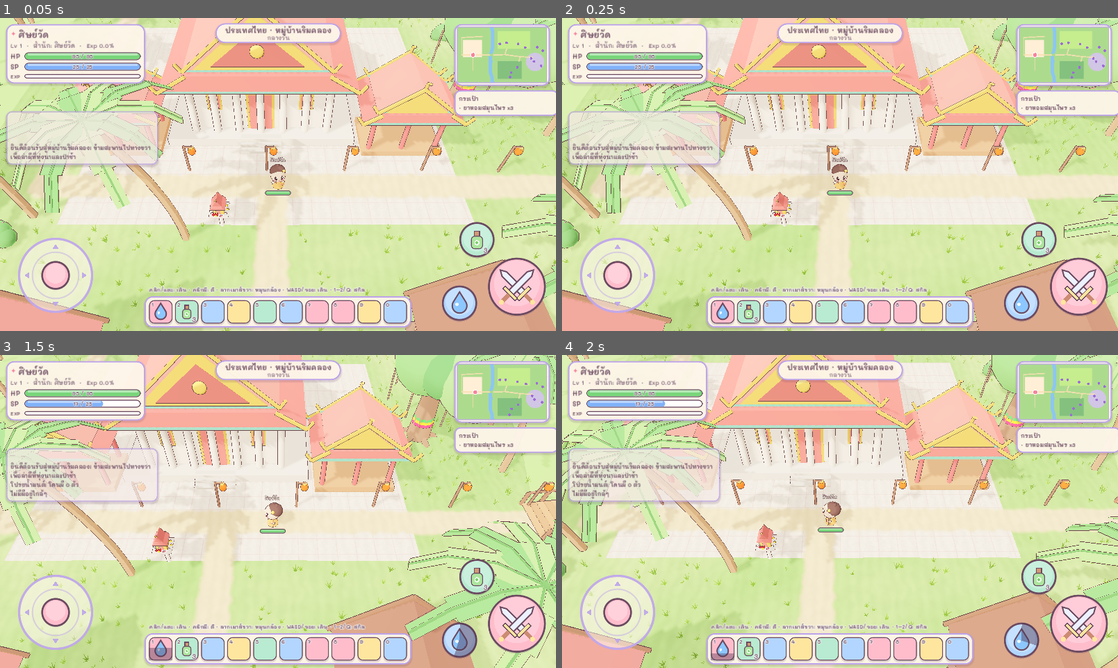
Above: before the commit, frames 1-4 (two rows, left to right).
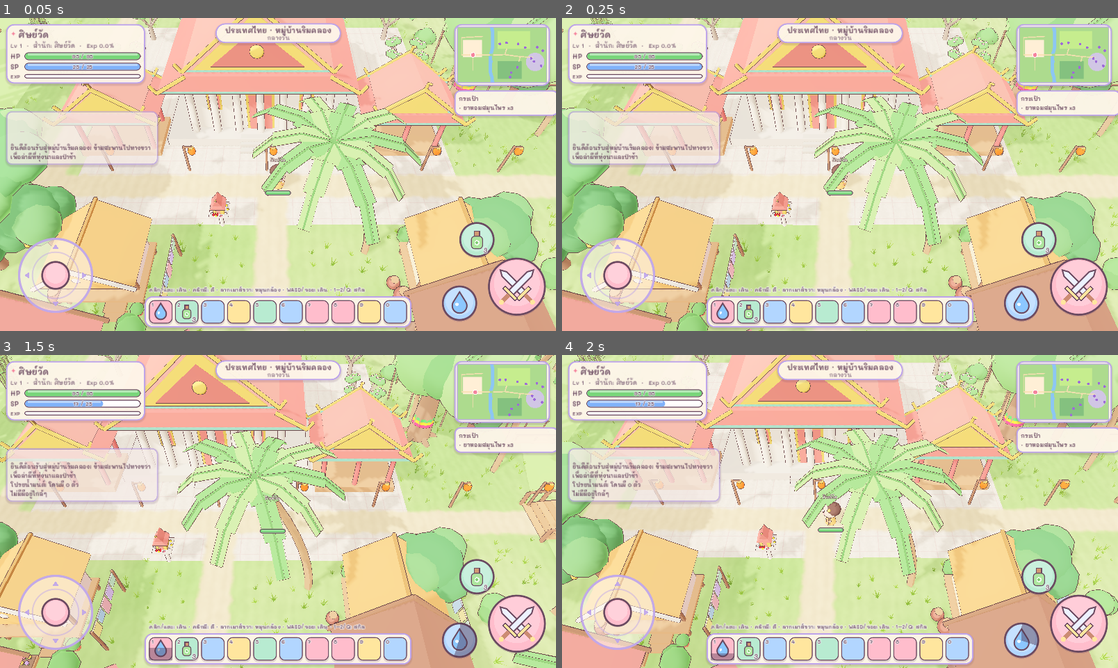
Above: after the commit, the same moments.

Repository: pollawat48-dot/ghost-exorcist-online
Game: Godot game, scene res://main.tscn
The game is run twice, just before and just after one commit, with the same random seed, the same clock (stepped at 60 frames per second) and the same inputs.
Inputs (mouse positions are in pixels of both pictures, inside the frame that each line leads up to):
- Up to frame 1 (0.05 s): no input
- Up to frame 2 (0.25 s): no input
- Up to frame 3 (1.5 s): tap Enter at 0.5 s; move the mouse to (400, 495) at 0.52 s; hold Right (ui_right) 0.53-1.25 s; tap 1 at 0.6 s; click (400, 495) at 0.67 s; tap Space at 0.77 s; drag from (166, 527) to (250, 574) at 1.27 s
- Up to frame 4 (2 s): no input

The runs differ from the first frame. In frame 1, 23% of the frame differs, in the area x 0-100%, y 0-100%; in frame 2, 23%; in frame 3, 22%; in frame 4, 22%.

Commit message:
Add village details: cottages, trees, haunted houses
- Pastel cottages with flower boxes, dragon jars, laundry lines, fences
- Wells, rowing boats and a pier on the canal
- New trees: frangipani, rain tree, mango, bamboo clumps
- Haunted corner behind the graveyard: two abandoned houses with
  broken roofs, boarded windows, floating wisps, dead trees, broken fences
- Props that block the player fade out (RO-style)

Co-Authored-By: Claude Opus 5.5 (1M context) <noreply@anthropic.com>
Claude-Session: https://claude.ai/code/session_01VcNRWFgzvhC4gDzEcox93X

Diff:
--- a/client/main.gd
+++ b/client/main.gd
@@ -10,6 +10,7 @@
 const Drop = preload("res://client/drop.gd")
 const Hud = preload("res://client/hud.gd")
 const CameraRig = preload("res://client/camera_rig.gd")
+const OcclusionFader = preload("res://client/occlusion_fader.gd")
 
 const RESPAWN_DELAY := 8.0
 const PICKUP_RADIUS := 20.0
@@ -60,6 +61,10 @@
 	camera_rig = CameraRig.new()
 	camera_rig.target = player
 	add_child(camera_rig)
+
+	var fader := OcclusionFader.new()
+	fader.setup(camera_rig.camera, player, map.props_root)
+	add_child(fader)
 
 	hud = Hud.new()
 	add_child(hud)
--- /dev/null
+++ b/client/occlusion_fader.gd
@@ -0,0 +1,75 @@
+extends Node
+## ทำให้บ้าน/ต้นไม้ที่บังตัวผู้เล่นโปร่งใสลง (แบบเกม RO) เพื่อให้เห็นตัวละครเสมอ
+## ใช้ GeometryInstance3D.transparency จึงไม่ต้องแยกวัสดุของแต่ละชิ้น
+
+const CHECK_RADIUS := 16.0  ## เมตร: ตรวจเฉพาะของที่อยู่ใกล้ผู้เล่น
+const FADED := 0.65
+const SCREEN_MARGIN := 24.0
+
+var camera: Camera3D
+var player: Node3D
+var props: Node3D
+var _cache := {}  ## prop -> {"meshes": Array, "aabb": AABB, "fade": float}
+
+
+func setup(cam: Camera3D, player_ref: Node3D, props_root: Node3D) -> void:
+	camera = cam
+	player = player_ref
+	props = props_root
+
+
+func _process(delta: float) -> void:
+	if camera == null or player == null or props == null:
+		return
+	var target := player.global_position + Vector3(0, 0.8, 0)
+	var screen := camera.unproject_position(target)
+	var player_depth := camera.global_position.distance_to(target)
+	var step := delta * 5.0
+	for prop in props.get_children():
+		var near := Vector2(prop.global_position.x - target.x, prop.global_position.z - target.z).length() < CHECK_RADIUS
+		var entry: Dictionary = _cache.get(prop, {})
+		if not near and entry.is_empty():
+			continue
+		if entry.is_empty():
+			entry = _build_entry(prop)
+			_cache[prop] = entry
+		var goal := 0.0
+		if near and _covers(entry["aabb"], screen, player_depth):
+			goal = FADED
+		var fade: float = move_toward(entry["fade"], goal, step)
+		if fade != entry["fade"]:
+			entry["fade"] = fade
+			for m in entry["meshes"]:
+				m.transparency = fade
+
+
+func _covers(box: AABB, screen: Vector2, player_depth: float) -> bool:
+	var rect := Rect2()
+	var first := true
+	var closest := INF
+	for i in 8:
+		var corner := box.get_endpoint(i)
+		if camera.is_position_behind(corner):
+			return false
+		closest = minf(closest, camera.global_position.distance_to(corner))
+		var p := camera.unproject_position(corner)
+		if first:
+			rect = Rect2(p, Vector2.ZERO)
+			first = false
+		else:
+			rect = rect.expand(p)
+	# ต้องอยู่ระหว่างกล้องกับผู้เล่น และคลุมตำแหน่งผู้เล่นบนจอ
+	return closest < player_depth - 0.5 and rect.grow(-SCREEN_MARGIN).has_point(screen)
+
+
+func _build_entry(prop: Node3D) -> Dictionary:
+	var meshes: Array[GeometryInstance3D] = []
+	var box := AABB()
+	var first := true
+	for n in prop.find_children("*", "MeshInstance3D", true, false):
+		var mi := n as MeshInstance3D
+		meshes.append(mi)
+		var b := mi.global_transform * mi.get_aabb()
+		box = b if first else box.merge(b)
+		first = false
+	return {"meshes": meshes, "aabb": box, "fade": 0.0}
--- a/maps/props/thai_prop.gd
+++ b/maps/props/thai_prop.gd
@@ -23,19 +23,35 @@
 	"rice_hut": Rect2(-30, -24, 60, 48),
 	"spirit_house": Rect2(-12, -12, 24, 24),
 	"bodhi": Rect2(-20, -20, 40, 40),
+	"cottage": Rect2(-56, -44, 112, 88),
+	"haunted_house": Rect2(-64, -48, 128, 96),
+	"well": Rect2(-22, -22, 44, 44),
+	"rain_tree": Rect2(-18, -18, 36, 36),
+	"mango": Rect2(-12, -12, 24, 24),
+	"bamboo": Rect2(-22, -22, 44, 44),
+	"dead_tree": Rect2(-10, -10, 20, 20),
 }
-const SWAYING := ["palm", "banana"]
+const SWAYING := ["palm", "banana", "bamboo", "laundry", "haunted_house"]
+
+## สีผนังบ้านพาสเทล: ชมพู มิ้นต์ ครีมเหลือง ฟ้า และหลังคาคู่กัน
+const COTTAGE_WALLS := [Color(1.0, 0.86, 0.84), Color(0.84, 0.95, 0.86), Color(1.0, 0.93, 0.74), Color(0.84, 0.9, 1.0)]
+const COTTAGE_ROOFS := [Color(0.93, 0.5, 0.5), Color(0.45, 0.72, 0.66), Color(0.95, 0.66, 0.4), Color(0.55, 0.62, 0.9)]
+const HAUNT_WOOD := Color(0.6, 0.54, 0.62)
+const HAUNT_DARK := Color(0.4, 0.34, 0.44)
 
 var kind := ""
 var variant := 0
 var t := 0.0
 var _sway_nodes: Array[Node3D] = []
 var _lights: Array[OmniLight3D] = []
+var _wisps: Array[Node3D] = []
+var _wisp_base: Array[float] = []
 
 
 func _ready() -> void:
 	t = variant * 0.37
-	rotation.y = 0.0
+	if not has_meta("keep_rotation"):
+		rotation.y = 0.0
 	match kind:
 		"ubosot": _ubosot()
 		"chedi": _chedi(false)
@@ -51,6 +67,21 @@
 		"rice_hut": _rice_hut()
 		"scarecrow": _scarecrow()
 		"bush": _bush()
+		"cottage": _cottage()
+		"haunted_house": _haunted_house()
+		"well": _well()
+		"jar": _jar(Vector3.ZERO)
+		"laundry": _laundry()
+		"flower_bed": _flower_bed()
+		"boat": _boat()
+		"pier": _pier()
+		"fence": _fence(false)
+		"broken_fence": _fence(true)
+		"rain_tree": _rain_tree()
+		"mango": _mango()
+		"bamboo": _bamboo()
+		"frangipani": _frangipani()
+		"dead_tree": _dead_tree()
 	set_process(kind in SWAYING)
 
 
@@ -63,6 +94,9 @@
 	for i in _sway_nodes.size():
 		_sway_nodes[i].rotation.z = sin(t * 1.2 + i * 0.7 + variant) * 0.04
 		_sway_nodes[i].rotation.x = sin(t * 0.9 + i) * 0.03
+	# ดวงไฟผีลอยขึ้นลงรอบบ้านร้าง
+	for i in _wisps.size():
+		_wisps[i].position.y = _wisp_base[i] + sin(t * 1.6 + i * 2.0) * 0.25
 
 
 func _night_light(pos: Vector3, color: Color, energy: float, light_range: float) -> void:
@@ -332,3 +366,316 @@
 	K.box(self, Vector3(0.7, 0.7, 0.3), Vector3(0, 1.2, 0), K.mat(Color(0.55, 0.7, 0.95)))
 	K.sphere(self, 0.22, Vector3(0, 1.85, 0), K.mat(Color(1.0, 0.9, 0.7)), 8)
 	K.cyl(self, 0.01, 0.45, 0.35, Vector3(0, 2.1, 0), K.mat(Color(1.0, 0.85, 0.5)), 10)
+
+
+# ---------- หมู่บ้าน: บ้านคน ของใช้ ----------
+
+## บ้านไม้หลังเล็กสีพาสเทล ใต้ถุนเตี้ย มีระเบียง หน้าต่างกล่องดอกไม้ และโอ่งน้ำข้างบ้าน
+func _cottage() -> void:
+	var c := variant % COTTAGE_WALLS.size()
+	var wall := K.mat(COTTAGE_WALLS[c])
+	var roof_c: Color = COTTAGE_ROOFS[(c + variant / 4) % COTTAGE_ROOFS.size()]
+	var trim := K.mat(WOOD_DARK)
+	for x in [-1.6, 1.6]:
+		for z in [-1.2, 1.2]:
+			K.cyl(self, 0.09, 0.09, 0.6, Vector3(x, 0.3, z), trim, 6)
+	K.box(self, Vector3(3.6, 0.16, 2.8), Vector3(0, 0.66, 0), K.mat(WOOD))
+	K.box(self, Vector3(3.0, 1.6, 2.1), Vector3(0, 1.54, -0.2), wall)
+	for x in [-1.5, 1.5]:
+		K.box(self, Vector3(0.12, 1.64, 0.12), Vector3(x, 1.54, 0.86), trim)
+	# ประตูกับลูกบิด
+	K.box(self, Vector3(0.66, 1.15, 0.06), Vector3(0.6, 1.32, 0.86), K.mat(WOOD_DARK.lightened(0.1)))
+	K.sphere(self, 0.04, Vector3(0.38, 1.3, 0.9), K.gold(), 6)
+	# หน้าต่างบานเปิด + กล่องดอกไม้
+	var glass := K.mat(Color(0.98, 0.86, 0.55), 0.0, 0.4)
+	var shutter := K.mat(COTTAGE_ROOFS[(c + 1) % COTTAGE_ROOFS.size()])
+	K.box(self, Vector3(0.62, 0.55, 0.05), Vector3(-0.7, 1.7, 0.87), glass)
+	K.box(self, Vector3(0.7, 0.07, 0.07), Vector3(-0.7, 1.99, 0.89), K.mat(WHITE))
+	K.box(self, Vector3(0.07, 0.62, 0.07), Vector3(-0.7, 1.7, 0.9), K.mat(WHITE))
+	for sx in [-1.12, -0.28]:
+		K.box(self, Vector3(0.22, 0.6, 0.05), Vector3(sx, 1.7, 0.92), shutter)
+	K.box(self, Vector3(0.75, 0.16, 0.18), Vector3(-0.7, 1.35, 0.97), K.mat(WOOD))
+	var petals := [Color(1, 0.55, 0.65), Color(1, 0.85, 0.4), Color(1, 1, 1), Color(0.8, 0.6, 1)]
+	for i in 6:
+		K.sphere(self, 0.07, Vector3(-0.98 + i * 0.11, 1.48, 0.98), K.mat(petals[(i + variant) % 4]), 6)
+	# ระเบียงหน้าบ้าน + บันได
+	K.box(self, Vector3(0.9, 0.1, 0.45), Vector3(0.6, 0.42, 1.55), K.mat(WOOD))
+	K.box(self, Vector3(0.9, 0.1, 0.45), Vector3(0.6, 0.2, 1.85), K.mat(WOOD))
+	# หลังคาจั่ว ยื่นชายคาออกมา
+	K.roof(self, 3.9, 3.2, 1.45, 0.0, Vector3(0, 2.32, -0.05), roof_c)
+	K.box(self, Vector3(0.12, 0.12, 3.3), Vector3(0, 3.78, -0.05), K.mat(roof_c.darkened(0.2)))
+	for side in [-1.0, 1.0]:
+		K.beam(self, Vector3(side * 2.0, 2.28, 1.58), Vector3(0, 3.82, 1.58), 0.12, K.mat(WHITE))
+	K.sphere(self, 0.16, Vector3(0, 3.05, 1.56), K.mat(WHITE), 8, Vector3(1, 1, 0.3))
+	# ของข้างบ้าน
+	_jar(Vector3(-2.1, 0, 1.0))
+	if variant % 2 == 0:
+		_jar(Vector3(-2.35, 0, 0.4), 0.8)
+	K.cyl(self, 0.2, 0.15, 0.3, Vector3(1.55, 0.15, 1.65), K.mat(Color(0.86, 0.5, 0.4)), 8)
+	K.sphere(self, 0.28, Vector3(1.55, 0.48, 1.65), K.mat(LEAF), 8)
+	_night_light(Vector3(-0.7, 1.7, 1.4), Color(1, 0.75, 0.4), 0.9, 4.5)
+
+
+## โอ่งมังกรเคลือบสีน้ำตาลแดง มีลายคาดสีทองและฝาไม้
+func _jar(pos: Vector3, s: float = 1.0) -> void:
+	K.sphere(self, 0.36 * s, pos + Vector3(0, 0.36 * s, 0), K.mat(Color(0.62, 0.36, 0.32), 0.0, 0.35), 12, Vector3(1, 1.1, 1))
+	K.cyl(self, 0.33 * s, 0.33 * s, 0.07 * s, pos + Vector3(0, 0.45 * s, 0), K.mat(Color(1.0, 0.8, 0.4)), 12)
+	K.cyl(self, 0.22 * s, 0.22 * s, 0.06 * s, pos + Vector3(0, 0.76 * s, 0), K.mat(WOOD), 10)
+
+
+func _well() -> void:
+	var stone := K.mat(Color(0.82, 0.8, 0.86))
+	K.cyl(self, 0.7, 0.75, 0.75, Vector3(0, 0.37, 0), stone, 14)
+	K.cyl(self, 0.56, 0.56, 0.02, Vector3(0, 0.74, 0), K.mat(Color(0.4, 0.62, 0.85), 0.0, 0.2, 0.0, false), 14)
+	for x in [-0.6, 0.6]:
+		K.cyl(self, 0.06, 0.06, 1.8, Vector3(x, 1.2, 0), K.mat(WOOD_DARK), 6)
+	K.cyl(self, 0.05, 0.05, 1.3, Vector3(0, 1.8, 0), K.mat(WOOD), 6, Vector3(0, 0, PI / 2.0))
+	K.roof(self, 1.7, 1.4, 0.6, 0.0, Vector3(0, 2.05, 0), Color(0.93, 0.5, 0.5))
+	K.cyl(self, 0.01, 0.01, 0.6, Vector3(0, 1.48, 0), K.mat(Color(0.9, 0.85, 0.7)), 4)
+	K.cyl(self, 0.13, 0.1, 0.2, Vector3(0, 1.1, 0), K.mat(Color(0.6, 0.75, 0.95)), 8)
+
+
+## ราวตากผ้า ผ้าสีพาสเทลแกว่งตามลม
+func _laundry() -> void:
+	for z in [-1.4, 1.4]:
+		K.cyl(self, 0.05, 0.06, 1.9, Vector3(0, 0.95, z), K.mat(WOOD_DARK), 6)
+	K.cyl(self, 0.012, 0.012, 2.8, Vector3(0, 1.82, 0), K.mat(WHITE), 4, Vector3(PI / 2.0, 0, 0))
+	var colors := [Color(1, 0.7, 0.75), Color(0.7, 0.85, 1), Color(1, 0.92, 0.6), Color(0.75, 0.93, 0.8), Color(0.85, 0.75, 1)]
+	for i in 5:
+		var cloth := Node3D.new()
+		cloth.position = Vector3(0, 1.82, -1.1 + i * 0.55)
+		add_child(cloth)
+		var h := 0.5 + (i + variant) % 3 * 0.15
+		K.box(cloth, Vector3(0.04, h, 0.42), Vector3(0, -h / 2.0, 0), K.mat(colors[(i + variant) % 5]))
+		_sway_nodes.append(cloth)
+
+
+func _flower_bed() -> void:
+	K.box(self, Vector3(1.4, 0.18, 0.6), Vector3(0, 0.09, 0), K.mat(WOOD))
+	K.box(self, Vector3(1.3, 0.1, 0.5), Vector3(0, 0.2, 0), K.mat(Color(0.55, 0.42, 0.36), 0.0, 0.9, 0.0, false))
+	var colors := [Color(1, 0.55, 0.65), Color(1, 0.85, 0.4), Color(0.85, 0.65, 1), Color(1, 1, 1), Color(1, 0.65, 0.45)]
+	for i in 12:
+		var x := -0.55 + (i % 6) * 0.22
+		var z := -0.12 + (i / 6) * 0.24
+		K.cyl(self, 0.015, 0.015, 0.25, Vector3(x, 0.35, z), K.mat(LEAF.darkened(0.15)), 4)
+		K.sphere(self, 0.08, Vector3(x, 0.5, z), K.mat(colors[(i + variant) % 5]), 6)
+
+
+## เรือพายจอดในคลอง (ฐานอยู่ที่ระดับน้ำ)
+func _boat() -> void:
+	K.sphere(self, 1.0, Vector3(0, -0.45, 0), K.mat(Color(0.7, 0.48, 0.36)), 12, Vector3(0.55, 0.3, 2.0))
+	K.sphere(self, 0.95, Vector3(0, -0.38, 0), K.mat(Color(0.5, 0.34, 0.28), 0.0, 0.9, 0.0, false), 12, Vector3(0.48, 0.2, 1.9))
+	K.box(self, Vector3(1.0, 0.06, 0.25), Vector3(0, -0.25, 0.5), K.mat(WOOD))
+	K.cyl(self, 0.01, 0.42, 0.25, Vector3(0, -0.12, -0.6), K.mat(Color(1.0, 0.86, 0.55)), 12)
+	K.beam(self, Vector3(0.3, -0.2, 0.9), Vector3(0.9, -0.5, 2.0), 0.06, K.mat(WOOD_DARK))
+	if variant % 2 == 0:
+		for i in 3:
+			K.sphere(self, 0.12, Vector3(-0.15 + i * 0.15, -0.2, -1.1), K.mat(Color(1, 0.7, 0.4)), 6)
+
+
+## ท่าน้ำไม้ยื่นลงคลอง ยาวไปทาง +x
+func _pier() -> void:
+	K.box(self, Vector3(3.0, 0.14, 1.6), Vector3(1.2, 0.05, 0), K.mat(WOOD))
+	for x in [0.0, 1.3, 2.6]:
+		for z in [-0.7, 0.7]:
+			K.cyl(self, 0.08, 0.08, 1.4, Vector3(x, -0.6, z), K.mat(WOOD_DARK), 6)
+	for z in [-0.75, 0.75]:
+		K.box(self, Vector3(2.8, 0.06, 0.06), Vector3(1.3, 0.6, z), K.mat(WOOD_DARK))
+		for x in [0.0, 1.3, 2.6]:
+			K.cyl(self, 0.04, 0.04, 0.55, Vector3(x, 0.35, z), K.mat(WOOD_DARK), 4)
+
+
+## รั้วไม้ระแนงยาว 3 เมตรตามแกน x (แบบพังก็มีเสาเอียงและไม้หาย)
+func _fence(broken: bool) -> void:
+	var wood := K.mat(HAUNT_WOOD if broken else Color(0.95, 0.9, 0.82))
+	for i in 7:
+		if broken and (i + variant) % 3 == 0:
+			continue
+		var x := -1.5 + i * 0.5
+		var tilt := ((i * 7 + variant) % 5 - 2) * 0.12 if broken else 0.0
+		var h := 0.9 - (0.3 if broken and i % 2 == 1 else 0.0)
+		K.box(self, Vector3(0.14, h, 0.06), Vector3(x, h / 2.0, 0), wood, Vector3(0, 0, tilt))
+		if not broken:
+			K.box(self, Vector3(0.1, 0.1, 0.06), Vector3(x, h + 0.02, 0), wood, Vector3(0, 0, PI / 4.0))
+	K.box(self, Vector3(3.1 if not broken else 1.6, 0.08, 0.05), Vector3(0 if not broken else -0.7, 0.55, -0.05), wood, Vector3(0, 0, 0.0 if not broken else 0.15))
+	if not broken:
+		K.box(self, Vector3(3.1, 0.08, 0.05), Vector3(0, 0.25, -0.05), wood)
+
+
+# ---------- บ้านร้าง ----------
+
+func _haunted_house() -> void:
+	var body := Node3D.new()
+	body.rotation = Vector3(0.0, 0.0, 0.05 if variant % 2 == 0 else -0.05)
+	add_child(body)
+	var wood := K.mat(HAUNT_WOOD)
+	var dark := K.mat(HAUNT_DARK)
+	for x in [-1.7, 0.0, 1.7]:
+		for z in [-1.2, 1.2]:
+			K.cyl(body, 0.1, 0.1, 1.5 + (0.1 if x > 0 else 0.0), Vector3(x, 0.75, z), dark, 6)
+	K.box(body, Vector3(4.0, 0.15, 3.0), Vector3(0, 1.55, 0), dark)
+	K.box(body, Vector3(3.4, 1.9, 2.5), Vector3(0, 2.6, 0), wood)
+	for i in 8:
+		K.box(body, Vector3(0.05, 1.9, 0.02), Vector3(-1.6 + i * 0.46, 2.6, 1.26), dark)
+	# หน้าต่างตอกไม้ปิดเป็นกากบาท
+	for x in [-0.95, 0.95]:
+		K.box(body, Vector3(0.7, 0.7, 0.04), Vector3(x, 2.85, 1.27), K.mat(Color(0.18, 0.14, 0.24), 0.0, 0.9, 0.0, false))
+		K.box(body, Vector3(0.95, 0.1, 0.05), Vector3(x, 2.85, 1.31), wood, Vector3(0, 0, 0.6))
+		K.box(body, Vector3(0.95, 0.1, 0.05), Vector3(x, 2.85, 1.32), wood, Vector3(0, 0, -0.6))
+	# ประตูแง้มเปิด
+	K.box(body, Vector3(0.7, 1.2, 0.04), Vector3(0.0, 2.25, 1.27), K.mat(Color(0.12, 0.1, 0.18), 0.0, 0.9, 0.0, false))
+	K.box(body, Vector3(0.7, 1.2, 0.06), Vector3(0.3, 2.25, 1.55), dark, Vector3(0, -1.0, 0))
+	# หลังคาพังเป็นแผ่น มีรูโหว่ ด้านหนึ่งยุบลง
+	var slope := atan2(2.0, 2.4)
+	var plank_len := sqrt(2.0 * 2.0 + 2.4 * 2.4)
+	K.box(body, Vector3(plank_len, 0.12, 3.6), Vector3(-1.2, 4.5, 0), K.mat(HAUNT_DARK.lightened(0.1)), Vector3(0, 0, slope))
+	for i in 4:
+		if i == 1:
+			continue
+		var droop := 0.25 if i == 3 else 0.0
+		K.box(body, Vector3(plank_len, 0.12, 0.8), Vector3(1.2, 4.5 - droop, -1.35 + i * 0.9), K.mat(HAUNT_DARK.lightened(0.05 * i)), Vector3(0, 0, -slope - droop * 0.5))
+	for z in [1.85, -1.85]:
+		K.beam(body, Vector3(-2.4, 3.4, z), Vector3(0, 5.5, z), 0.12, dark)
+		K.beam(body, Vector3(2.4, 3.3, z), Vector3(0, 5.5, z), 0.12, dark)
+	# บันไดหัก
+	K.beam(body, Vector3(1.1, 0, 2.6), Vector3(1.1, 1.55, 1.5), 0.08, dark)
+	K.beam(self, Vector3(1.7, 0.05, 2.9), Vector3(2.1, 0.35, 2.1), 0.08, dark)
+	for i in [0, 2]:
+		K.box(body, Vector3(0.6, 0.05, 0.12), Vector3(1.4, 0.35 + i * 0.35, 2.4 - i * 0.25), dark)
+	K.box(self, Vector3(0.6, 0.05, 0.12), Vector3(2.0, 0.04, 2.5), dark, Vector3(0, 0.6, 0.1))
+	# ใยแมงมุมตามมุมบ้าน
+	var web := K.mat(Color(0.95, 0.95, 1.0, 0.7), 0.3, 0.8, 0.0, false)
+	for side in [-1.0, 1.0]:
+		var corner := Vector3(side * 1.7, 3.5, 1.3)
+		for k in 3:
+			K.beam(body, corner, corner + Vector3(-side * (0.3 + k * 0.15), -0.25 - k * 0.12, 0.02), 0.012, web)
+	# เถาวัลย์ห้อยจากชายคา
+	for i in 5:
+		var x := -1.9 + i * 0.95
+		K.cyl(body, 0.03, 0.03, 0.6 + (i % 3) * 0.3, Vector3(x, 3.3 - (i % 3) * 0.15, 1.75), K.mat(Color(0.45, 0.65, 0.45)), 4)
+		K.sphere(body, 0.14, Vector3(x, 3.55, 1.75), K.mat(Color(0.5, 0.72, 0.48)), 6)
+	# ป้ายเตือน "ห้ามเข้า"
+	K.cyl(self, 0.05, 0.05, 1.3, Vector3(-2.5, 0.65, 2.6), dark, 6, Vector3(0, 0, 0.12))
+	K.box(self, Vector3(1.1, 0.5, 0.06), Vector3(-2.42, 1.25, 2.62), K.mat(Color(0.86, 0.8, 0.7)), Vector3(0, 0, -0.08))
+	var sign := Label3D.new()
+	sign.text = "ห้ามเข้า!"
+	sign.font = K.font()
+	sign.font_size = 64
+	sign.pixel_size = 0.0045
+	sign.modulate = Color(0.75, 0.2, 0.3)
+	sign.outline_size = 0
+	sign.position = Vector3(-2.42, 1.25, 2.66)
+	sign.rotation = Vector3(0, 0, -0.08)
+	add_child(sign)
+	# ดวงไฟผีสีเขียวม่วงลอยอยู่รอบบ้าน
+	for i in 3:
+		var wisp := Node3D.new()
+		var base := 3.0 + i * 0.6
+		wisp.position = Vector3(-1.5 + i * 1.5, base, 1.9 + (i % 2) * 0.5)
+		add_child(wisp)
+		var col := Color(0.6, 1.0, 0.75) if i % 2 == 0 else Color(0.8, 0.6, 1.0)
+		K.sphere(wisp, 0.13, Vector3.ZERO, K.mat(col, 3.0, 0.5, 0.0, false), 8)
+		K.sphere(wisp, 0.22, Vector3.ZERO, K.mat(Color(col, 0.3), 1.5, 0.5, 0.0, false), 8)
+		_wisps.append(wisp)
+		_wisp_base.append(base)
+	_night_light(Vector3(0, 2.6, 1.6), Color(0.6, 0.9, 0.7), 1.4, 6.0)
+	_night_light(Vector3(0, 3.4, 0), Color(0.75, 0.5, 1.0), 1.0, 5.0)
+
+
+func _dead_tree() -> void:
+	var bark := K.mat(Color(0.5, 0.44, 0.52), 0.0, 0.95)
+	K.cyl(self, 0.2, 0.32, 2.6, Vector3(0, 1.3, 0), bark, 8, Vector3(0, 0, 0.08))
+	var tips := []
+	for i in 4:
+		var a := i * TAU / 4.0 + variant
+		var start := Vector3(0.1, 1.8 + i * 0.25, 0)
+		var mid := start + Vector3(cos(a) * 0.9, 0.8, sin(a) * 0.9)
+		var tip := mid + Vector3(cos(a + 0.8) * 0.6, 0.3 + (i % 2) * 0.4, sin(a + 0.8) * 0.6)
+		K.beam(self, start, mid, 0.12, bark)
+		K.beam(self, mid, tip, 0.07, bark)
+		tips.append(tip)
+	for i in 3:
+		var a := i * 2.1
+		K.beam(self, Vector3(0, 0.2, 0), Vector3(cos(a) * 0.7, -0.05, sin(a) * 0.7), 0.14, bark)
+	# ผ้าแพรสีซีดผูกกิ่ง
+	if variant % 2 == 0:
+		var tip: Vector3 = tips[1]
+		K.box(self, Vector3(0.08, 0.6, 0.2), tip + Vector3(0, -0.3, 0), K.mat(Color(0.85, 0.5, 0.6)))
+
+
+# ---------- ต้นไม้เพิ่ม ----------
+
+## ต้นจามจุรี ทรงร่มกว้าง มีดอกปุยสีชมพู
+func _rain_tree() -> void:
+	var bark := K.mat(Color(0.62, 0.48, 0.4), 0.0, 0.95)
+	K.cyl(self, 0.38, 0.55, 2.6, Vector3(0, 1.3, 0), bark, 10)
+	for i in 5:
+		var a := i * TAU / 5.0 + variant
+		K.beam(self, Vector3(0, 2.4, 0), Vector3(cos(a) * 2.4, 3.9, sin(a) * 2.4), 0.28, bark)
+	var greens := [K.mat(Color(0.42, 0.72, 0.42)), K.mat(Color(0.5, 0.8, 0.46)), K.mat(Color(0.58, 0.85, 0.5))]
+	K.sphere(self, 2.4, Vector3(0, 4.5, 0), greens[0], 14, Vector3(1.5, 0.45, 1.5))
+	for i in 7:
+		var a := i * TAU / 7.0
+		K.sphere(self, 1.5, Vector3(cos(a) * 2.6, 4.3 + (i % 2) * 0.3, sin(a) * 2.6), greens[i % 3], 10, Vector3(1, 0.55, 1))
+	K.sphere(self, 1.6, Vector3(0, 5.2, 0), greens[2], 12, Vector3(1.2, 0.5, 1.2))
+	for i in 14:
+		var a := i * 2.4
+		var r := 1.2 + (i % 4) * 0.7
+		K.sphere(self, 0.12, Vector3(cos(a) * r, 5.1 + (i % 3) * 0.15, sin(a) * r), K.mat(Color(1, 0.62, 0.75)), 6)
+
+
+## ต้นมะม่วง พุ่มกลมแน่น บางต้นมีผลสีเหลือง
+func _mango() -> void:
+	var bark := K.mat(Color(0.58, 0.42, 0.34), 0.0, 0.95)
+	K.cyl(self, 0.18, 0.26, 2.0, Vector3(0, 1.0, 0), bark, 8)
+	var greens := [K.mat(Color(0.36, 0.62, 0.38)), K.mat(Color(0.44, 0.7, 0.42))]
+	K.sphere(self, 1.3, Vector3(0, 2.8, 0), greens[0], 12)
+	for i in 4:
+		var a := i * TAU / 4.0 + variant
+		K.sphere(self, 0.9, Vector3(cos(a) * 0.9, 2.5 + (i % 2) * 0.5, sin(a) * 0.9), greens[i % 2], 10)
+	if variant % 2 == 0:
+		for i in 6:
+			var a := i * 1.1
+			K.sphere(self, 0.13, Vector3(cos(a) * 1.25, 2.1 + (i % 3) * 0.3, sin(a) * 1.25), K.mat(Color(1, 0.8, 0.35)), 6, Vector3(0.9, 1.2, 0.9))
+
+
+## กอไผ่ ลำเป็นปล้อง เอนออกจากกลางกอ ไหวตามลม
+func _bamboo() -> void:
+	var stalk_c := [Color(0.6, 0.8, 0.45), Color(0.7, 0.85, 0.5)]
+	var count := 7 + variant % 4
+	for i in count:
+		var a := i * TAU / count + variant
+		var stalk := Node3D.new()
+		stalk.position = Vector3(cos(a) * 0.35, 0, sin(a) * 0.35)
+		stalk.rotation = Vector3(sin(a) * 0.12, 0, -cos(a) * 0.12)
+		add_child(stalk)
+		_sway_nodes.append(stalk)
+		var h := 4.0 + (i % 3) * 0.8
+		K.cyl(stalk, 0.07, 0.08, h, Vector3(0, h / 2.0, 0), K.mat(stalk_c[i % 2]), 6)
+		var y := 0.7
+		while y < h:
+			K.cyl(stalk, 0.09, 0.09, 0.05, Vector3(0, y, 0), K.mat(Color(0.5, 0.66, 0.38)), 6)
+			y += 0.75
+		for k in 3:
+			var la := k * 2.1 + i
+			K.box(stalk, Vector3(0.12, 0.02, 0.7), Vector3(cos(la) * 0.3, h - 0.4 - k * 0.5, sin(la) * 0.3), K.mat(LEAF_LIGHT if k % 2 == 0 else LEAF), Vector3(0.3, la, 0))
+
+
+## ต้นลีลาวดี กิ่งแตกเป็นง่าม ปลายกิ่งมีช่อใบและดอกสีขาว/ชมพู
+func _frangipani() -> void:
+	var bark := K.mat(Color(0.7, 0.62, 0.56), 0.0, 0.9)
+	var petal := Color(1, 1, 0.95) if variant % 2 == 0 else Color(1, 0.72, 0.82)
+	K.cyl(self, 0.14, 0.2, 1.2, Vector3(0, 0.6, 0), bark, 8)
+	for i in 4:
+		var a := i * TAU / 4.0 + variant * 0.5
+		var mid := Vector3(cos(a) * 0.7, 1.9, sin(a) * 0.7)
+		K.beam(self, Vector3(0, 1.1, 0), mid, 0.12, bark)
+		for k in 2:
+			var b := a + (k - 0.5) * 0.9
+			var tip := mid + Vector3(cos(b) * 0.5, 0.6, sin(b) * 0.5)
+			K.beam(self, mid, tip, 0.08, bark)
+			K.sphere(self, 0.4, tip + Vector3(0, 0.1, 0), K.mat(LEAF), 8, Vector3(1, 0.5, 1))
+			for f in 3:
+				var fa := f * 2.1 + b
+				K.sphere(self, 0.08, tip + Vector3(cos(fa) * 0.2, 0.3, sin(fa) * 0.2), K.mat(petal, 0.2), 6, Vector3(1, 0.5, 1))
+				K.sphere(self, 0.03, tip + Vector3(cos(fa) * 0.2, 0.34, sin(fa) * 0.2), K.mat(Color(1, 0.85, 0.35), 0.0, 0.8, 0.0, false), 4)
--- a/maps/thailand/khlong_village.gd
+++ b/maps/thailand/khlong_village.gd
@@ -112,6 +112,7 @@
 	# บ้านเรือน
 	for pos in [Vector2(330, 300), Vector2(620, 270), Vector2(880, 250), Vector2(300, 1330), Vector2(780, 1300), Vector2(330, 1720), Vector2(800, 1700)]:
 		_add("stilt_house", pos)
+	_build_village_details()
 	# มะพร้าวริมคลองทั้งสองฝั่ง
 	for y in range(120, 1950, 150):
 		if absf(y - BRIDGE_Y) > 120:
@@ -134,6 +135,7 @@
 		_try_add("tomb", GRAVE_CENTER + Vector2(cos(a), sin(a) * 0.8) * r, true)
 	_scatter("palm", Rect2(2450, 120, 700, 500), 6, true)
 	_scatter("bush", field_rect, 20, true)
+	_build_haunted_corner()
 	_build_border_trees()
 	_build_rice()
 	_build_grass()
@@ -141,18 +143,93 @@
 	return props_root
 
 
-func _add(kind: String, pos: Vector2) -> void:
+## บ้านคน ต้นไม้ และของใช้ในหมู่บ้านฝั่งวัด + บ้านชาวนาฝั่งทุ่ง
+func _build_village_details() -> void:
+	var cottages := [
+		Vector2(180, 190), Vector2(470, 160), Vector2(760, 140), Vector2(1020, 300),
+		Vector2(320, 1170), Vector2(800, 1170), Vector2(1010, 1420), Vector2(140, 1500),
+		Vector2(720, 1500), Vector2(420, 1530), Vector2(1000, 1720), Vector2(560, 1860), Vector2(150, 1880),
+		Vector2(1580, 900), Vector2(2470, 880), Vector2(2950, 380),
+	]
+	for c in cottages:
+		if _place("cottage", c, 64.0, 110.0):
+			_place("flower_bed", c + Vector2(-20, 74), 0.0, 20.0)
+			if _rng.randf() < 0.4 and _clear_of_props(c + Vector2(66, 84), 30.0):
+				_add("fence", c + Vector2(66, 84))
+			if _rng.randf() < 0.45:
+				_place("laundry", c + Vector2(92, 10), 0.0, 30.0)
+			if _rng.randf() < 0.5:
+				_place("mango", c + Vector2(-100, -50), 14.0, 60.0)
+	for w in [Vector2(450, 1300), Vector2(2380, 960), Vector2(950, 1580)]:
+		_place("well", w, 24.0, 70.0)
+	# ลีลาวดีมุมลานวัด
+	for f in [Vector2(240, 520), Vector2(830, 520), Vector2(240, 720), Vector2(830, 700)]:
+		_add("frangipani", f)
+	# จามจุรีต้นใหญ่ให้ร่มเงา
+	for r in [Vector2(1050, 620), Vector2(120, 1080), Vector2(1560, 1080), Vector2(2560, 560)]:
+		_place("rain_tree", r, 30.0, 90.0)
+	_scatter("mango", Rect2(40, 80, 1050, 1850), 12, true)
+	# กอไผ่ตามขอบหมู่บ้านและริมป่ากล้วย
+	_scatter("bamboo", Rect2(10, 80, 80, 1850), 7, true)
+	_scatter("bamboo", Rect2(1380, 1150, 120, 760), 4, true)
+	_scatter("bamboo", Rect2(2300, 1250, 150, 650), 4, true)
+	# เรือพายจอดริมคลอง + ท่าน้ำ
+	for y in [640.0, 1360.0, 1680.0]:
+		var boat := _add("boat", Vector2(canal_center(y) - 26.0, y))
+		boat.rotation.y = _rng.randf_range(-0.25, 0.25)
+		boat.set_meta("keep_rotation", true)
+	_add("pier", Vector2(canal_center(760.0) - CANAL_WATER - 40.0, 760.0))
+
+
+## มุมตะวันออกเฉียงใต้: บ้านร้างหลังป่าช้า มีต้นไม้ตาย รั้วพัง และหลุมศพเก่า
+func _build_haunted_corner() -> void:
+	_add("haunted_house", Vector2(2760, 1770))
+	var second := _add("haunted_house", Vector2(3060, 1640))
+	second.variant = 1
+	for f in [Vector2(2660, 1880), Vector2(2860, 1890), Vector2(2990, 1760)]:
+		_add("broken_fence", f)
+	for d in [Vector2(2580, 1690), Vector2(2930, 1600), Vector2(3120, 1880), Vector2(2560, 1900), Vector2(2860, 1650), Vector2(2450, 1560)]:
+		_place("dead_tree", d, 10.0, 60.0)
+	for i in 6:
+		_try_add("tomb", Vector2(_rng.randf_range(2450, 3150), _rng.randf_range(1620, 1960)), true)
+	_scatter("bush", Rect2(2450, 1600, 700, 380), 5, true)
+
+
+## วางสิ่งปลูกสร้างถ้าที่ว่างพอ: ไม่ทับคลอง ทาง ลานวัด ทุ่งนา ป่า และไม่ชิดของอื่นเกิน gap
+func _place(kind: String, pos: Vector2, radius: float, gap: float) -> bool:
+	if not world_rect.grow(-radius).has_point(pos):
+		return false
+	if absf(pos.x - canal_center(pos.y)) < CANAL_BANK + radius + 10.0:
+		return false
+	if path_distance(pos) < PATH_W * 0.5 + radius + 8.0:
+		return false
+	for area in [COURTYARD.grow(20), PADDY, GROVE]:
+		if area.grow(radius).has_point(pos):
+			return false
+	if pos.distance_to(GRAVE_CENTER) < GRAVE_R + radius:
+		return false
+	if pos.distance_to(spawn_point) < 80.0:
+		return false
+	if not _clear_of_props(pos, gap):
+		return false
+	_add(kind, pos)
+	return true
+
+
+func _add(kind: String, pos: Vector2) -> Node3D:
 	var prop := Prop.new()
 	prop.kind = kind
 	prop.variant = _rng.randi() % 12
 	prop.position = K.to3d(pos)
-	if kind in ["palm", "banana", "bush", "tomb"]:
+	if kind in ["palm", "banana", "bush", "mango", "rain_tree", "bamboo", "frangipani", "dead_tree", "well"]:
 		prop.rotation.y = _rng.randf() * TAU
+		prop.set_meta("keep_rotation", true)
 	props_root.add_child(prop)
 	_placed.append(pos)
 	var fp: Rect2 = prop.footprint()
 	if fp.has_area():
 		_mark_solid(Rect2(pos + fp.position, fp.size))
+	return prop
 
 
 func _try_add(kind: String, pos: Vector2, avoid_paths: bool) -> bool:
